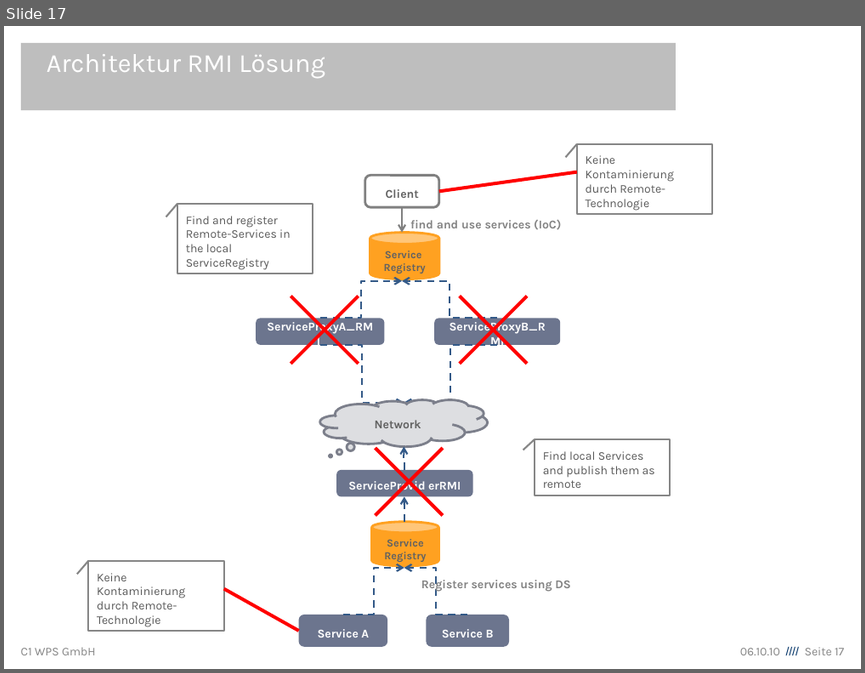
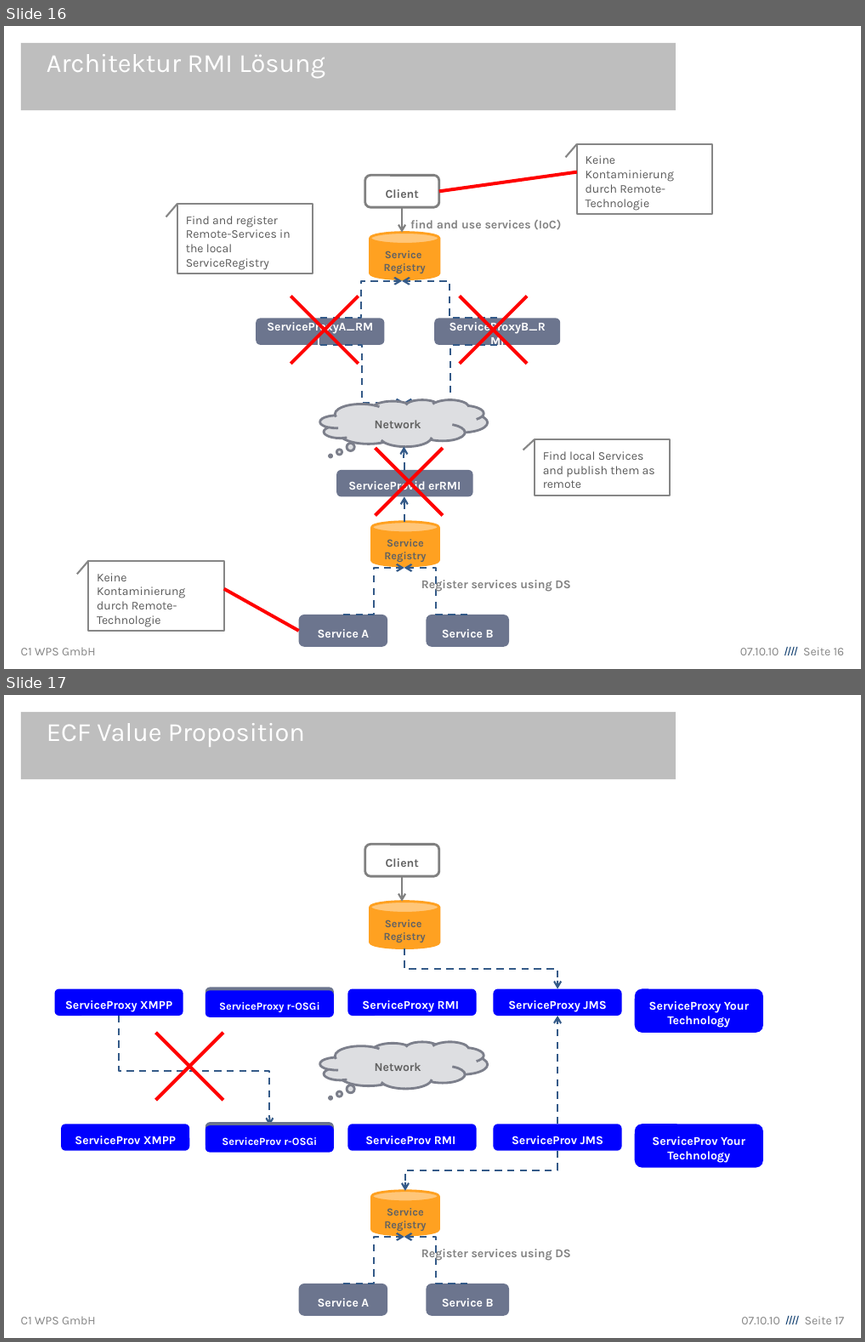
Before and after one commit to lemmy/org.eclipse.ecf.winterschool, a slide deck: org.eclipse.ecf.winterschool/EclipseCommunicationFramework.odp. Shown one above the other, each under a label of ours: slide 17 before the commit, slides 16 and 17 after it. The pictures are 865x673 and 865x1342 pixels, drawn with LibreOffice and Linux fonts; fonts in the diff are those of the drawing; background and template pictures are left out. Boxes give left, top, right and bottom in pixels: in the first picture for what was removed or moved away, otherwise in the second. Text is boxed around its words. In the diff, an @@ line names an element or a change of style, - is before the commit and + after.

```diff
--- a/org.eclipse.ecf.winterschool/EclipseCommunicationFramework.odp
+++ b/org.eclipse.ecf.winterschool/EclipseCommunicationFramework.odp
@@ slide 17 added at (4, 695, 861, 1338), background #FFFFFF; not listed: 2 template elements that a slide beside it also shows @@
@@ title added at (21, 712, 676, 780), fill #BEBEBE, 22 pt, text #FFFFFF @@
+ECF Value Proposition
@@ rounded rectangle added at (364, 844, 438, 876), fill #FFFFFF, outline #808080 2.01 pt, 10 pt, text #626262, bold @@
+Client
@@ elbow arrow added from (403, 876) to (402, 902), #808080 1.5 pt @@
@@ cylinder added at (370, 902, 439, 948), fill #FFA121, outline #FFA121 2.01 pt, 9 pt, text #626262, bold @@
+Service Registry
@@ elbow arrow added from (404, 947) to (557, 989), #345A88 1.5 pt @@
@@ rounded rectangle added at (54, 989, 183, 1015), fill #0000FF, 10 pt, text #FFFFFF, bold @@
+ServiceProxy XMPP
@@ rounded rectangle added at (205, 987, 334, 1014), fill #6C758E, 10 pt, text #FFFFFF, bold @@
+ServiceProxyA_RMI
@@ rounded rectangle added at (205, 991, 334, 1017), fill #0000FF, 9 pt, text #FFFFFF, bold @@
+ServiceProxy r-OSGi
@@ rounded rectangle added at (347, 989, 476, 1015), fill #0000FF, 10 pt, text #FFFFFF, bold @@
+ServiceProxy RMI
@@ rounded rectangle added at (494, 989, 622, 1015), fill #0000FF, 10 pt, text #FFFFFF, bold @@
+ServiceProxy JMS
@@ rounded rectangle added at (635, 989, 763, 1032), fill #0000FF, 10 pt, text #FFFFFF, bold @@
+ServiceProxy Your Technology
@@ elbow arrow added from (119, 1015) to (269, 1125), #345A88 1.5 pt @@
@@ elbow arrow added from (557, 1123) to (557, 1015), #345A88 1.5 pt @@
@@ line added from (155, 1032) to (223, 1100), #FF0000 2.83 pt @@
@@ line added from (223, 1032) to (155, 1100), #FF0000 2.83 pt @@
@@ thought cloud added at (320, 1041, 488, 1089), fill #DDDEE1, outline #7C7F8B 2.01 pt, 10 pt, text #626262, bold @@
+Network
@@ rounded rectangle added at (62, 1123, 190, 1150), fill #0000FF, 10 pt, text #FFFFFF, bold @@
+ServiceProv XMPP
@@ rounded rectangle added at (205, 1122, 334, 1148), fill #6C758E, 10 pt, text #FFFFFF, bold @@
+ServiceProxyA_RMI
@@ rounded rectangle added at (205, 1125, 334, 1151), fill #0000FF, 9 pt, text #FFFFFF, bold @@
+ServiceProv r-OSGi
@@ rounded rectangle added at (347, 1123, 476, 1150), fill #0000FF, 10 pt, text #FFFFFF, bold @@
+ServiceProv RMI
@@ rounded rectangle added at (494, 1123, 622, 1150), fill #0000FF, 10 pt, text #FFFFFF, bold @@
+ServiceProv JMS
@@ rounded rectangle added at (635, 1123, 763, 1167), fill #0000FF, 10 pt, text #FFFFFF, bold @@
+ServiceProv Your Technology
@@ elbow arrow added from (557, 1150) to (405, 1191), #345A88 1.5 pt @@
@@ cylinder added at (371, 1191, 438, 1235), fill #FFA121, outline #FFA121 2.01 pt, 9 pt, text #626262, bold @@
+Service Registry
@@ elbow arrow added from (343, 1283) to (404, 1236), #345A88 1.5 pt @@
@@ elbow arrow added from (467, 1282) to (404, 1236), #345A88 1.5 pt @@
@@ text added at (421, 1246, 571, 1260), 10 pt, text #838383, bold @@
+Register services using DS
@@ rounded rectangle added at (299, 1283, 388, 1315), fill #6C758E, 10 pt, text #FFFFFF, bold @@
+Service A
@@ rounded rectangle added at (426, 1283, 510, 1315), fill #6C758E, 10 pt, text #FFFFFF, bold @@
+Service B
@@ what was slide 17 is now slide 16 @@
@@ text at (740, 646, 845, 655): text changed @@
-06.10.10 //// Seite 17
+07.10.10 //// Seite 16
```
Also in this commit, not shown: 13 slides changed, 7 other slides added, 13 slides removed.
